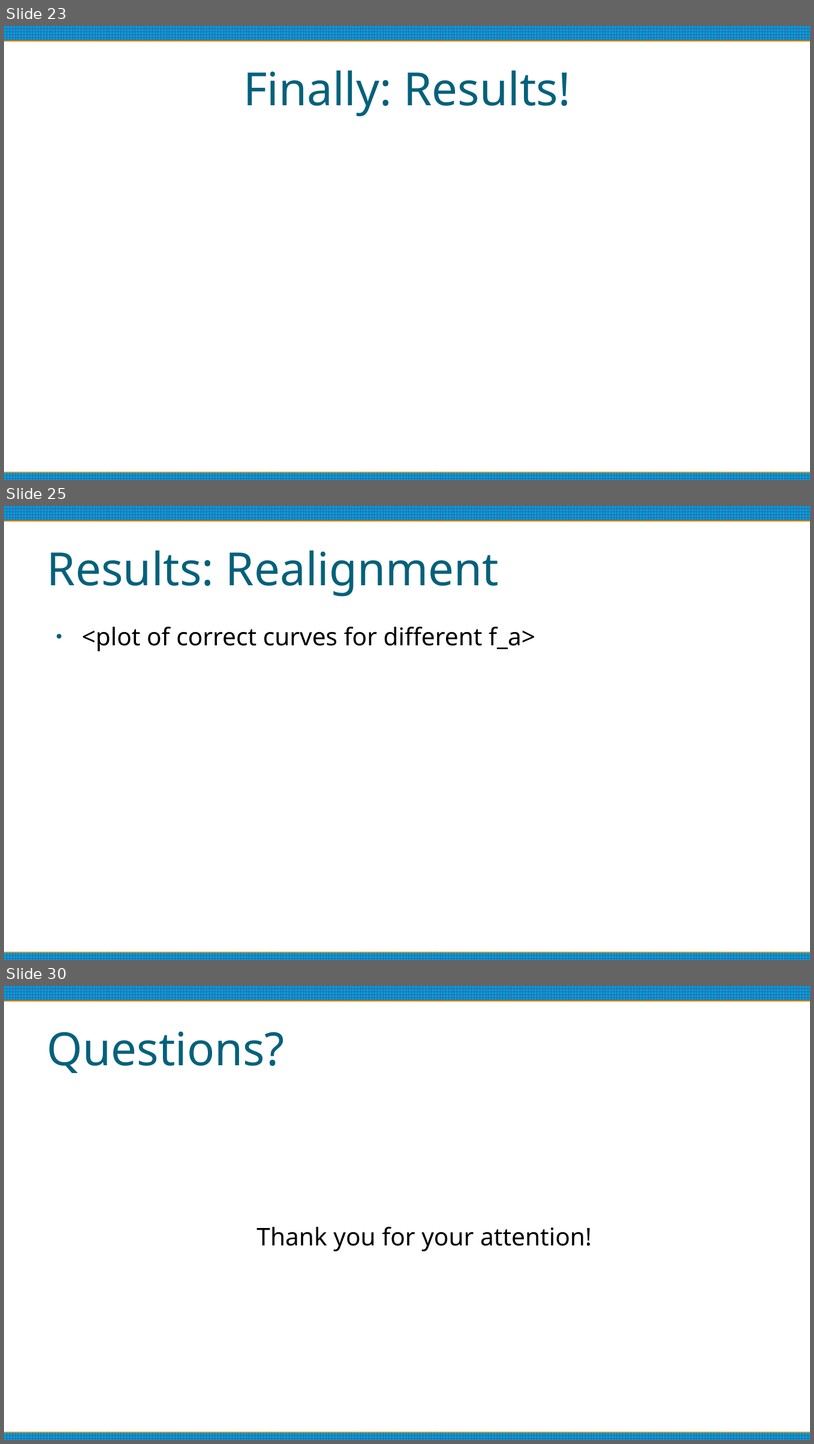
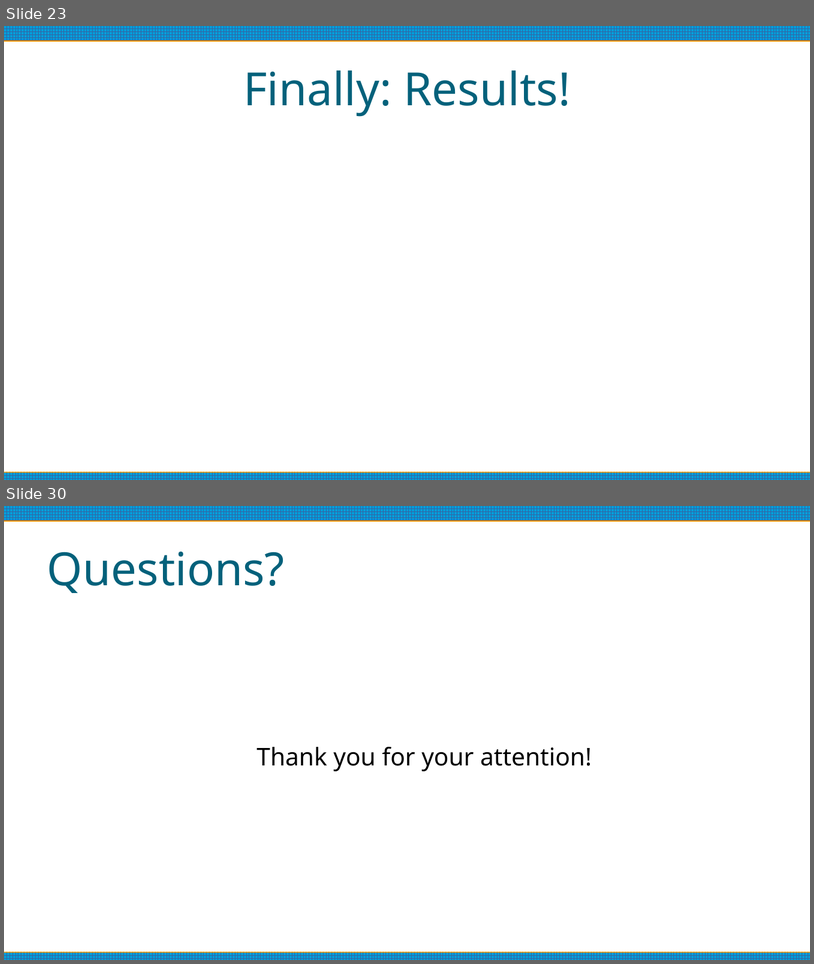
Before and after one commit to anna-jana/masters-project, a slide deck: reports/thesis-talk/presentation.odp. Shown one above the other, each under a label of ours: slides 23, 25 and 30 before the commit, slides 23 and 30 after it; the slides between them are not shown. The pictures are 814x1444 and 814x964 pixels, drawn with LibreOffice and Linux fonts; fonts in the diff are those of the drawing. Boxes give left, top, right and bottom in pixels: in the first picture for what was removed or moved away, otherwise in the second. Text is boxed around its words. In the diff, an @@ line names an element or a change of style, - is before the commit and + after.

```diff
--- a/reports/thesis-talk/presentation.odp
+++ b/reports/thesis-talk/presentation.odp
@@ slide 25 removed at bbox=[4, 506, 810, 960], background #FFFFFF; not listed: 2 template elements that a slide beside it also shows @@
@@ title removed at bbox=[47, 550, 499, 597] @@
-Results: Realignment
@@ text removed at bbox=[82, 627, 536, 651] @@
-● <plot of correct curves for different f_a>
```
Also in this commit, not shown: 7 slides changed, 2 slides added, 1 other slide removed, 1 other file.
